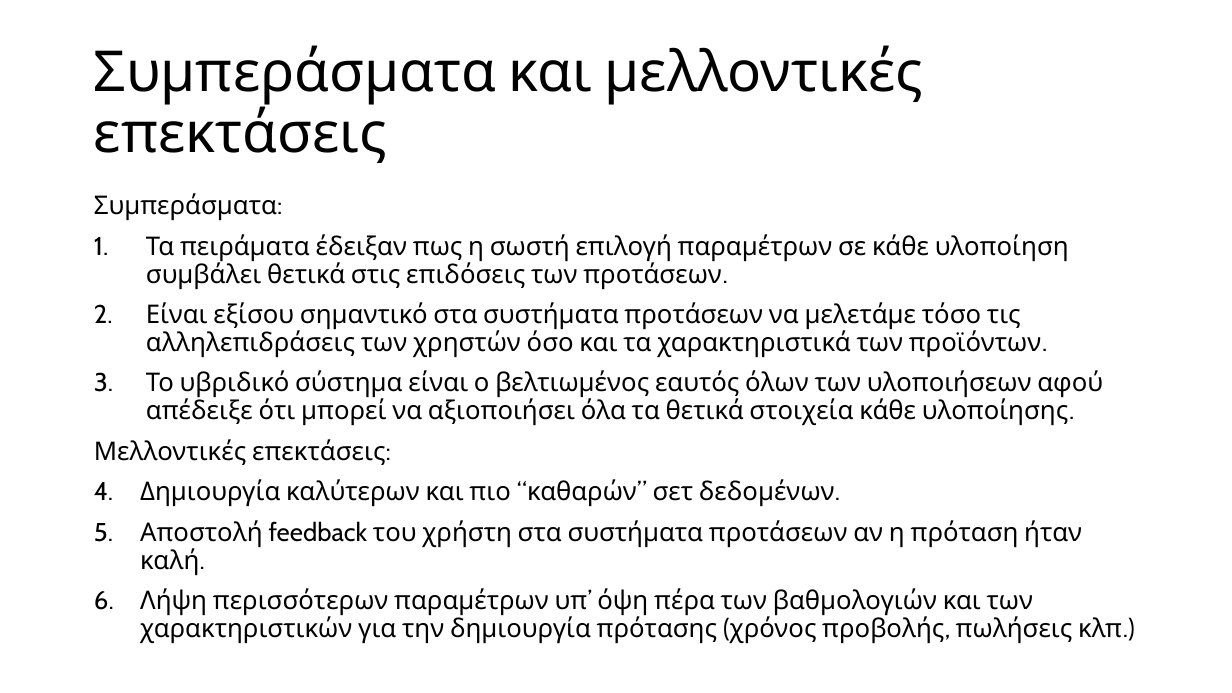
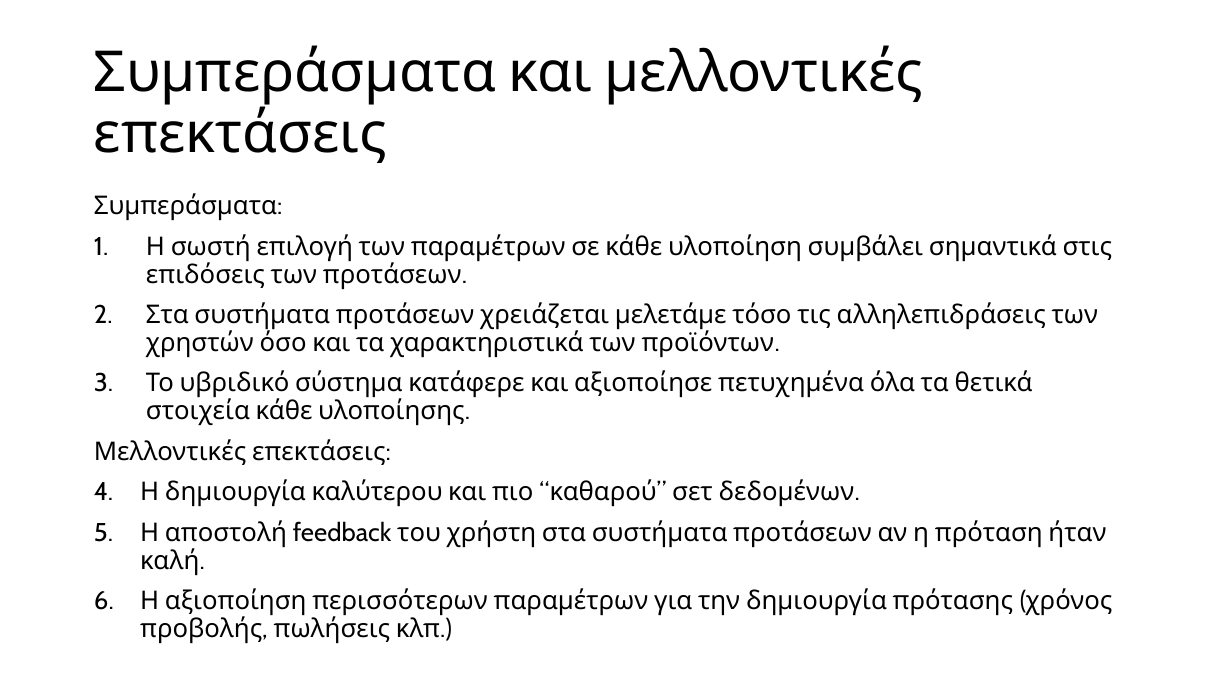
Before and after one commit to mpountou/General-Recommendation-Engine, a slide deck: slide 25 of παρουσίαση.pptx. Drawn at 1232x693 pixels with LibreOffice and Linux fonts; fonts in the diff are those of the drawing. Boxes give left, top, right and bottom in pixels: in the first picture for what was removed or moved away, otherwise in the second. Text is boxed around its words. In the diff, an @@ line names an element or a change of style, - is before the commit and + after.

```diff
--- a/παρουσίαση.pptx
+++ b/παρουσίαση.pptx
@@ text at bbox=[146, 234, 1113, 425]: text changed @@
-1. Τα πειράματα έδειξαν πως η σωστή επιλογή παραμέτρων σε κάθε υλοποίηση συμβάλει θετικά στις επιδόσεις των προτάσεων.
-2. Είναι εξίσου σημαντικό στα συστήματα προτάσεων να μελετάμε τόσο τις αλληλεπιδράσεις των χρηστών όσο και τα χαρακτηριστικά των προϊόντων.
-3. Το υβριδικό σύστημα είναι ο βελτιωμένος εαυτός όλων των υλοποιήσεων αφού απέδειξε ότι μπορεί να αξιοποιήσει όλα τα θετικά στοιχεία κάθε υλοποίησης.
+1. Η σωστή επιλογή των παραμέτρων σε κάθε υλοποίηση συμβάλει σημαντικά στις επιδόσεις των προτάσεων.
+2. Στα συστήματα προτάσεων χρειάζεται μελετάμε τόσο τις αλληλεπιδράσεις των χρηστών όσο και τα χαρακτηριστικά των προϊόντων.
+3. Το υβριδικό σύστημα κατάφερε και αξιοποίησε πετυχημένα όλα τα θετικά στοιχεία κάθε υλοποίησης.
@@ text at bbox=[140, 479, 1113, 643]: text changed @@
-1. Δημιουργία καλύτερων και πιο “καθαρών” σετ δεδομένων.
-2. Αποστολή feedback του χρήστη στα συστήματα προτάσεων αν η πρόταση ήταν καλή.
-3. Λήψη περισσότερων παραμέτρων υπ’ όψη πέρα των βαθμολογιών και των χαρακτηριστικών για την δημιουργία πρότασης (χρόνος προβολής, πωλήσεις κλπ.)
+1. Η δημιουργία καλύτερου και πιο “καθαρού” σετ δεδομένων.
+2. Η αποστολή feedback του χρήστη στα συστήματα προτάσεων αν η πρόταση ήταν καλή.
+3. Η αξιοποίηση περισσότερων παραμέτρων για την δημιουργία πρότασης (χρόνος προβολής, πωλήσεις κλπ.)
```
Also in this commit, not shown: 4 other slides changed.
